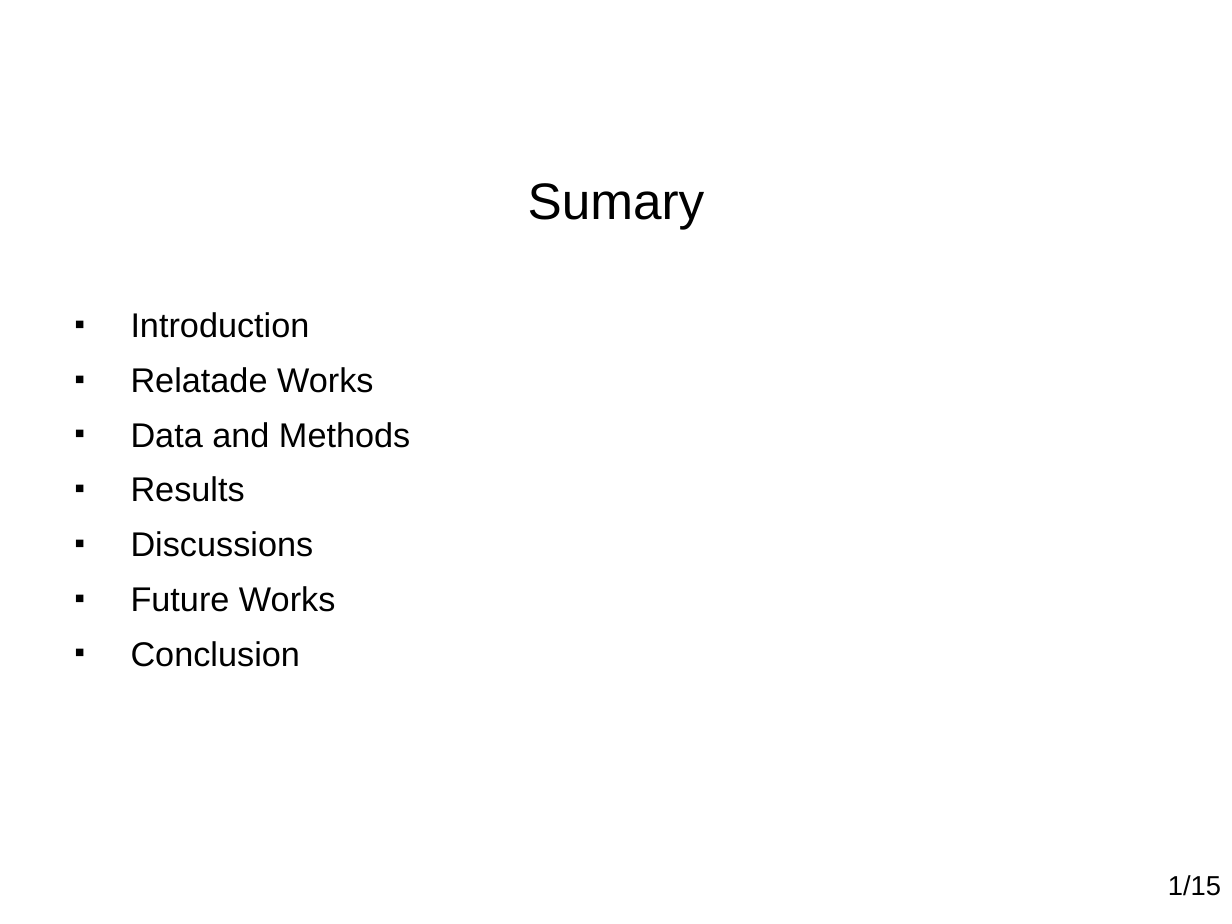
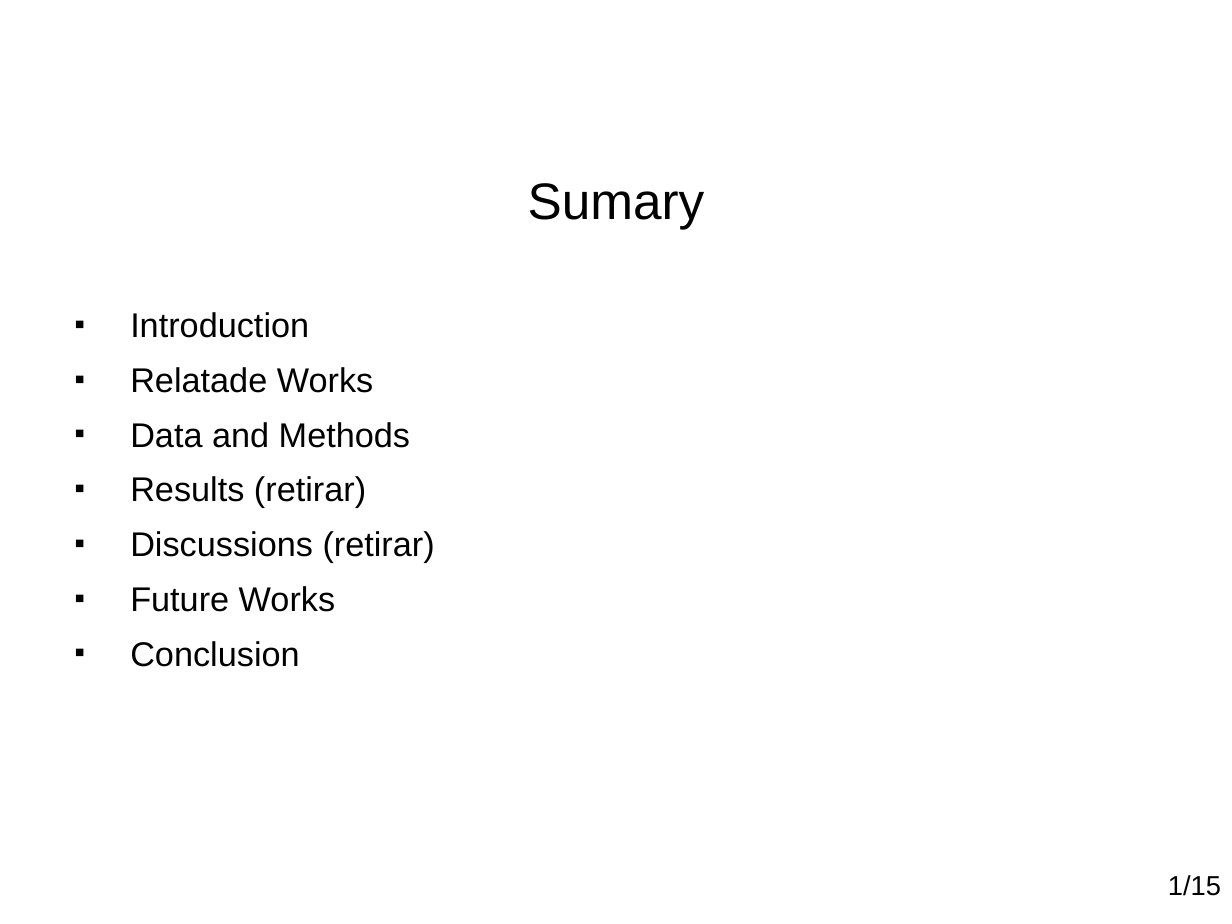
Before and after one commit to paulohq/apresentacao-L2AP, a slide deck: slide 2 of apresentacao-L2AP.ppt. Drawn at 1232x924 pixels with LibreOffice and Linux fonts; fonts in the diff are those of the drawing; background and template pictures are left out. Boxes give left, top, right and bottom in pixels: in the first picture for what was removed or moved away, otherwise in the second. Text is boxed around its words. In the diff, an @@ line names an element or a change of style, - is before the commit and + after.

```diff
--- a/apresentacao-L2AP.ppt
+++ b/apresentacao-L2AP.ppt
@@ text at bbox=[130, 476, 435, 563]: text changed @@
-■ Results
-■ Discussions
+■ Results (retirar)
+■ Discussions (retirar)
```
Also in this commit, not shown: 5 other slides changed, 2 slides added, 4 other files.
